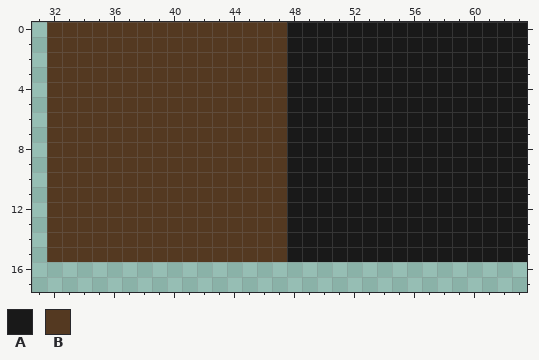
Two versions of one pixel-art sprite, sprites/sBuildings/layers/d8e431d4-53ec-4232-8372-5de59f461e51/bb45a0b7-5413-4f7c-b1a5-7300e0450f39.png. The first picture shows the starting point.
The file is 64x64 pixels. Shown: x 31..63, y 0..17.
Palette (. is transparent): A #191919  B #543921
Pixels before, first column x 32:
 0 BBBBBBBBBBBBBBBBAAAAAAAAAAAAAAAA
 1 BBBBBBBBBBBBBBBBAAAAAAAAAAAAAAAA
 2 BBBBBBBBBBBBBBBBAAAAAAAAAAAAAAAA
 3 BBBBBBBBBBBBBBBBAAAAAAAAAAAAAAAA
 4 BBBBBBBBBBBBBBBBAAAAAAAAAAAAAAAA
 5 BBBBBBBBBBBBBBBBAAAAAAAAAAAAAAAA
 6 BBBBBBBBBBBBBBBBAAAAAAAAAAAAAAAA
 7 BBBBBBBBBBBBBBBBAAAAAAAAAAAAAAAA
 8 BBBBBBBBBBBBBBBBAAAAAAAAAAAAAAAA
 9 BBBBBBBBBBBBBBBBAAAAAAAAAAAAAAAA
10 BBBBBBBBBBBBBBBBAAAAAAAAAAAAAAAA
11 BBBBBBBBBBBBBBBBAAAAAAAAAAAAAAAA
12 BBBBBBBBBBBBBBBBAAAAAAAAAAAAAAAA
13 BBBBBBBBBBBBBBBBAAAAAAAAAAAAAAAA
14 BBBBBBBBBBBBBBBBAAAAAAAAAAAAAAAA
15 BBBBBBBBBBBBBBBBAAAAAAAAAAAAAAAA
New version:
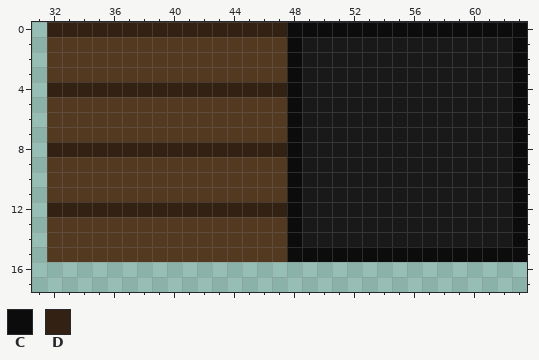
Colours new in this view: C #0c0c0c  D #332214
Difference:
y 0: x 32..63 BBBBBBBBBBBBBBBBAAAAAAAAAAAAAAAA -> DDDDDDDDDDDDDDDDCCCCCCCCCCCCCCCC
y 1..3: x 48 A -> C; x 63 A -> C
y 4: x 32..48 BBBBBBBBBBBBBBBBA -> DDDDDDDDDDDDDDDDC; x 63 A -> C
y 5..7: x 48 A -> C; x 63 A -> C
y 8: x 32..48 BBBBBBBBBBBBBBBBA -> DDDDDDDDDDDDDDDDC; x 63 A -> C
y 9..11: x 48 A -> C; x 63 A -> C
y 12: x 32..48 BBBBBBBBBBBBBBBBA -> DDDDDDDDDDDDDDDDC; x 63 A -> C
y 13..14: x 48 A -> C; x 63 A -> C
y 15: x 48..63 AAAAAAAAAAAAAAAA -> CCCCCCCCCCCCCCCC
